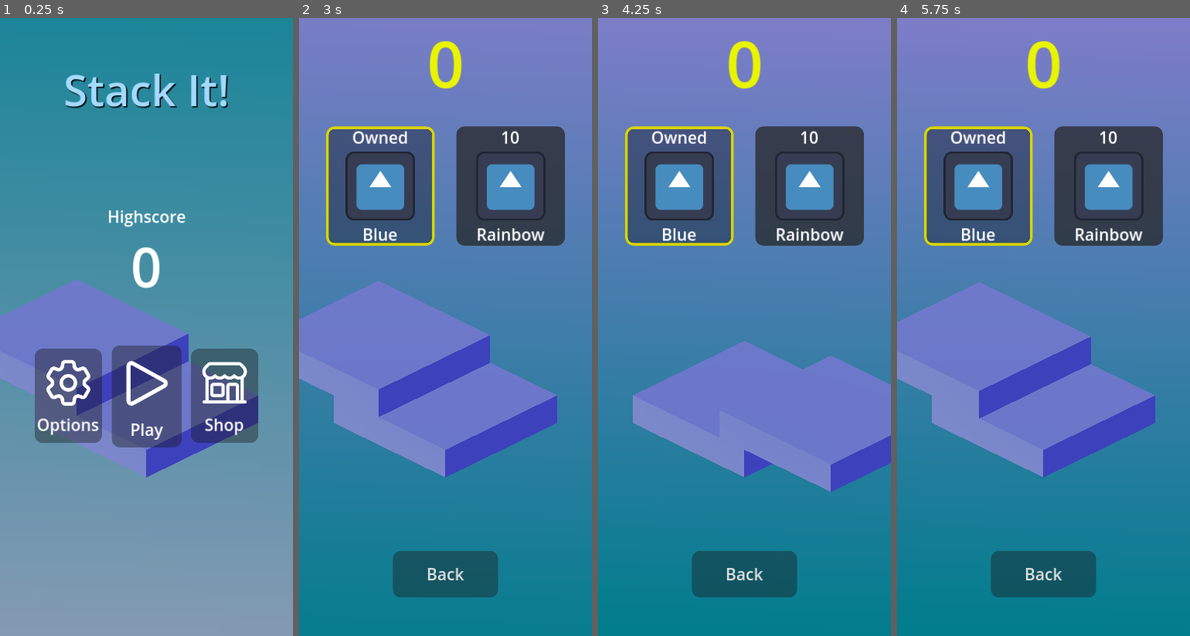
Above: before the commit, frames 1-4 (left to right).
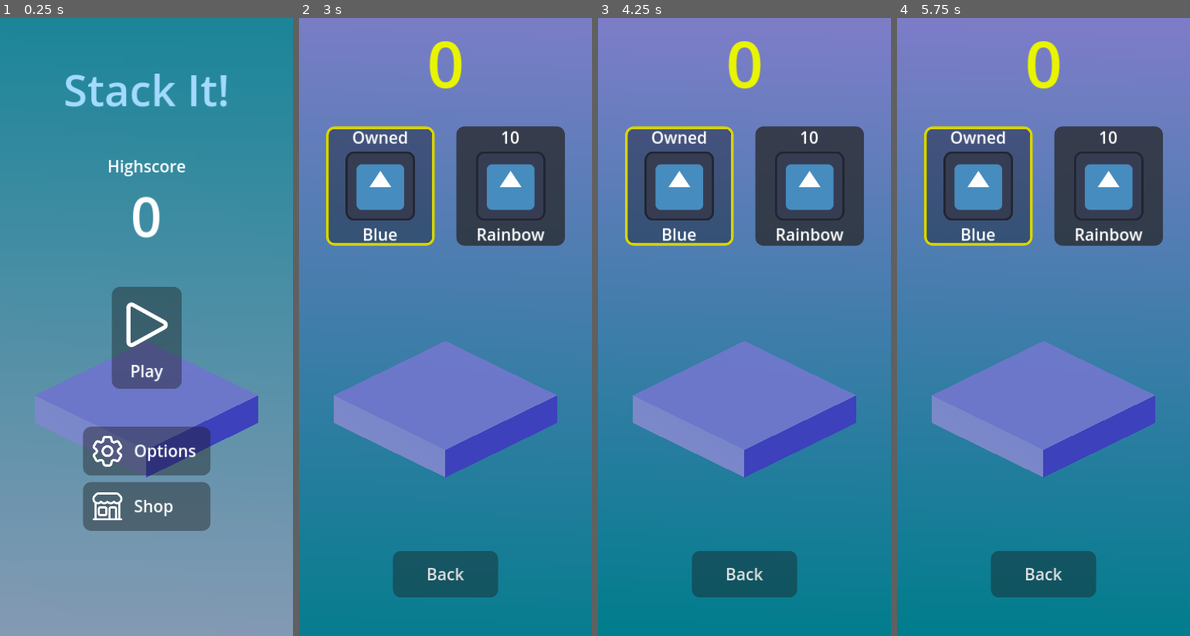
Above: after the commit, the same moments.

Repository: SkaceKamen/stack-it
Game: Godot game, scene res://main.tscn
Two runs of this game, one before a commit and one after it. Both use one fixed random seed, a clock stepped at 60 frames per second and the inputs below. The engine's default icon, where the game draws it, is replaced by a stand-in: a white triangle on a blue panel in a dark square.
Inputs (mouse positions are in pixels of both pictures, inside the frame that each line leads up to; where the layout moved, square brackets give the same spot in the first picture):
- Up to frame 1 (0.25 s): no input
- Up to frame 2 (3 s): click (445, 506) [524, 394] at 0.5 s; click (381, 184) at 1.27 s; click (509, 184) at 2.02 s; click "Purchase" at 2.75 s
- Up to frame 3 (4.25 s): click (680, 184) at 3.5 s
- Up to frame 4 (5.75 s): click (979, 184) at 4.27 s; click (979, 184) at 5 s

The runs differ from the first frame. In frame 1, 23% of the frame differs, in the area x 0-89%, y 9-83%; in frame 2, 8.1%; in frame 3, 5.6%; in frame 4, 8.1%.

Commit message:
Improvements

Diff:
--- a/game_manager.gd
+++ b/game_manager.gd
@@ -33,9 +33,9 @@
   ui_manager.start_requested.connect(reset)
 
   spawn_initial_block()
-  spawn_block()
 
   # CHEAT:
+  #spawn_block()
   #for i in range(30):
   #  current_block.position = Vector3(0, current_block.position.y, 0)
   #  current_block.stop()
--- a/menu_screen.tscn
+++ b/menu_screen.tscn
@@ -17,7 +17,7 @@
 grow_vertical = 2
 script = ExtResource("1_l5qi3")
 start_button = NodePath("StartButton")
-high_score_label = NodePath("Highscore")
+high_score_label = NodePath("HighscoreLabel")
 shop_button = NodePath("ShopButton")
 
 [node name="Background" type="Panel" parent="."]
@@ -28,6 +28,7 @@
 grow_horizontal = 2
 grow_vertical = 2
 theme_override_styles/panel = SubResource("StyleBoxFlat_yusg0")
+metadata/_edit_lock_ = true
 
 [node name="ShopButton" type="Button" parent="."]
 layout_mode = 1
@@ -36,32 +37,33 @@
 anchor_top = 0.5
 anchor_right = 0.5
 anchor_bottom = 0.5
-offset_left = 82.0
-offset_top = 40.0
-offset_right = 206.0
-offset_bottom = 214.0
+offset_left = -117.5
+offset_top = 286.0
+offset_right = 117.5
+offset_bottom = 376.0
 grow_horizontal = 2
 grow_vertical = 2
 metadata/_edit_group_ = true
 
-[node name="VBoxContainer" type="VBoxContainer" parent="ShopButton"]
-layout_mode = 1
-anchors_preset = 15
-anchor_right = 1.0
-anchor_bottom = 1.0
-grow_horizontal = 2
-grow_vertical = 2
-alignment = 1
+[node name="VBoxContainer" type="HBoxContainer" parent="ShopButton"]
+layout_mode = 1
+anchors_preset = 15
+anchor_right = 1.0
+anchor_bottom = 1.0
+grow_horizontal = 2
+grow_vertical = 2
 
 [node name="MarginContainer" type="MarginContainer" parent="ShopButton/VBoxContainer"]
 layout_mode = 2
 theme_override_constants/margin_left = 10
+theme_override_constants/margin_top = 10
 theme_override_constants/margin_right = 10
+theme_override_constants/margin_bottom = 10
 
 [node name="TextureRect" type="TextureRect" parent="ShopButton/VBoxContainer/MarginContainer"]
 layout_mode = 2
 texture = ExtResource("2_sqmx7")
-expand_mode = 5
+expand_mode = 3
 stretch_mode = 5
 
 [node name="Label" type="Label" parent="ShopButton/VBoxContainer"]
@@ -77,10 +79,10 @@
 anchor_top = 0.5
 anchor_right = 0.5
 anchor_bottom = 0.5
-offset_left = -64.5
-offset_top = 34.0
-offset_right = 64.5
-offset_bottom = 222.0
+offset_left = -64.0
+offset_top = -74.0
+offset_right = 65.0
+offset_bottom = 114.0
 grow_horizontal = 2
 grow_vertical = 2
 metadata/_edit_group_ = true
@@ -112,32 +114,34 @@
 anchor_top = 0.5
 anchor_right = 0.5
 anchor_bottom = 0.5
-offset_left = -206.0
-offset_top = 40.0
-offset_right = -82.0
-offset_bottom = 214.0
+offset_left = -117.5
+offset_top = 184.0
+offset_right = 117.5
+offset_bottom = 274.0
 grow_horizontal = 2
 grow_vertical = 2
 metadata/_edit_group_ = true
 
-[node name="VBoxContainer" type="VBoxContainer" parent="OptionsButton"]
-layout_mode = 1
-anchors_preset = 15
-anchor_right = 1.0
-anchor_bottom = 1.0
-grow_horizontal = 2
-grow_vertical = 2
-alignment = 1
+[node name="VBoxContainer" type="HBoxContainer" parent="OptionsButton"]
+layout_mode = 1
+anchors_preset = 15
+anchor_right = 1.0
+anchor_bottom = 1.0
+grow_horizontal = 2
+grow_vertical = 2
 
 [node name="MarginContainer" type="MarginContainer" parent="OptionsButton/VBoxContainer"]
 layout_mode = 2
 theme_override_constants/margin_left = 10
+theme_override_constants/margin_top = 10
 theme_override_constants/margin_right = 10
+theme_override_constants/margin_bottom = 10
 
 [node name="TextureRect" type="TextureRect" parent="OptionsButton/VBoxContainer/MarginContainer"]
+custom_minimum_size = Vector2(64, 64)
 layout_mode = 2
 texture = ExtResource("4_bqnrw")
-expand_mode = 5
+expand_mode = 2
 stretch_mode = 5
 
 [node name="Label" type="Label" parent="OptionsButton/VBoxContainer"]
@@ -146,7 +150,7 @@
 horizontal_alignment = 1
 vertical_alignment = 1
 
-[node name="Label" type="Label" parent="."]
+[node name="HighscoreValue" type="Label" parent="."]
 layout_mode = 1
 anchors_preset = 8
 anchor_left = 0.5
@@ -154,16 +158,16 @@
 anchor_right = 0.5
 anchor_bottom = 0.5
 offset_left = -108.5
-offset_top = -225.0
+offset_top = -318.0
 offset_right = 108.5
-offset_bottom = -183.0
+offset_bottom = -276.0
 grow_horizontal = 2
 grow_vertical = 2
 text = "Highscore"
 horizontal_alignment = 1
 vertical_alignment = 1
 
-[node name="Highscore" type="Label" parent="."]
+[node name="HighscoreLabel" type="Label" parent="."]
 layout_mode = 1
 anchors_preset = 8
 anchor_left = 0.5
@@ -171,9 +175,9 @@
 anchor_right = 0.5
 anchor_bottom = 0.5
 offset_left = -28.5
-offset_top = -180.0
+offset_top = -273.0
 offset_right = 28.5
-offset_bottom = -43.0
+offset_bottom = -136.0
 grow_horizontal = 2
 grow_vertical = 2
 theme_override_font_sizes/font_size = 100
@@ -181,7 +185,7 @@
 horizontal_alignment = 1
 vertical_alignment = 1
 
-[node name="Label2" type="Label" parent="."]
+[node name="Logo" type="Label" parent="."]
 layout_mode = 1
 anchors_preset = 5
 anchor_left = 0.5
@@ -192,9 +196,6 @@
 offset_bottom = 119.0
 grow_horizontal = 2
 theme_override_colors/font_color = Color(0.637942, 0.853716, 1, 1)
-theme_override_colors/font_shadow_color = Color(0, 0, 0, 1)
-theme_override_constants/shadow_offset_x = 2
-theme_override_constants/shadow_offset_y = 2
 theme_override_font_sizes/font_size = 80
 text = "Stack It!"
 horizontal_alignment = 1
Not shown, changed: icon.blend
